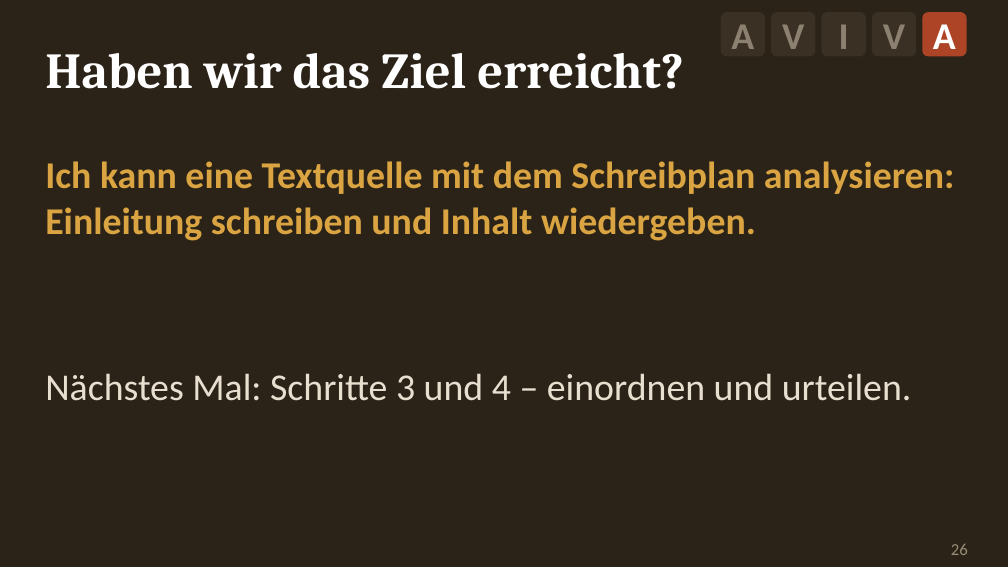
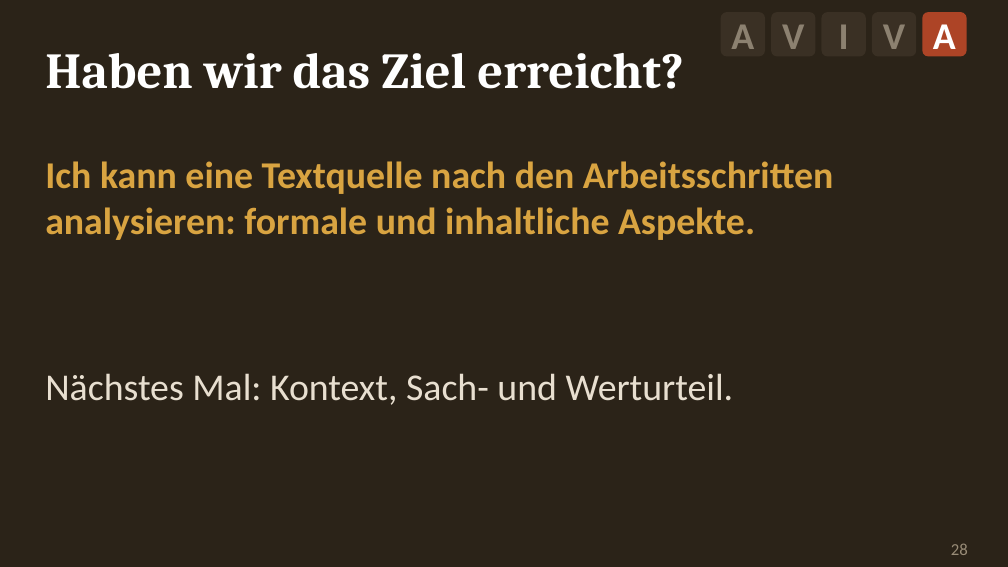
Before and after one commit to golzkonstantin-gif/Schule, a slide deck: slide 28 of Geschichte_11/Doppelstunde_Test_Quellenanalyse/Folien_Quellenanalyse.pptx (slide 26 before the commit). Drawn at 1008x567 pixels with LibreOffice and Linux fonts; fonts in the diff are those of the drawing. Boxes give left, top, right and bottom in pixels: in the first picture for what was removed or moved away, otherwise in the second. Text is boxed around its words. In the diff, an @@ line names an element or a change of style, - is before the commit and + after.

```diff
--- a/Geschichte_11/Doppelstunde_Test_Quellenanalyse/Folien_Quellenanalyse.pptx
+++ b/Geschichte_11/Doppelstunde_Test_Quellenanalyse/Folien_Quellenanalyse.pptx
@@ text at [45, 161, 834, 240]: text changed @@
-Ich kann eine Textquelle mit dem Schreibplan analysieren: Einleitung schreiben und Inhalt wiedergeben.
+Ich kann eine Textquelle nach den Arbeitsschritten analysieren: formale und inhaltliche Aspekte.
@@ text at [45, 373, 734, 405]: text changed @@
-Nächstes Mal: Schritte 3 und 4 – einordnen und urteilen.
+Nächstes Mal: Kontext, Sach- und Werturteil.
@@ page number at [951, 543, 968, 555]: text changed @@
-26
+28
```
Also in this commit, not shown: 12 other slides changed, 2 slides added, 14 other files.
